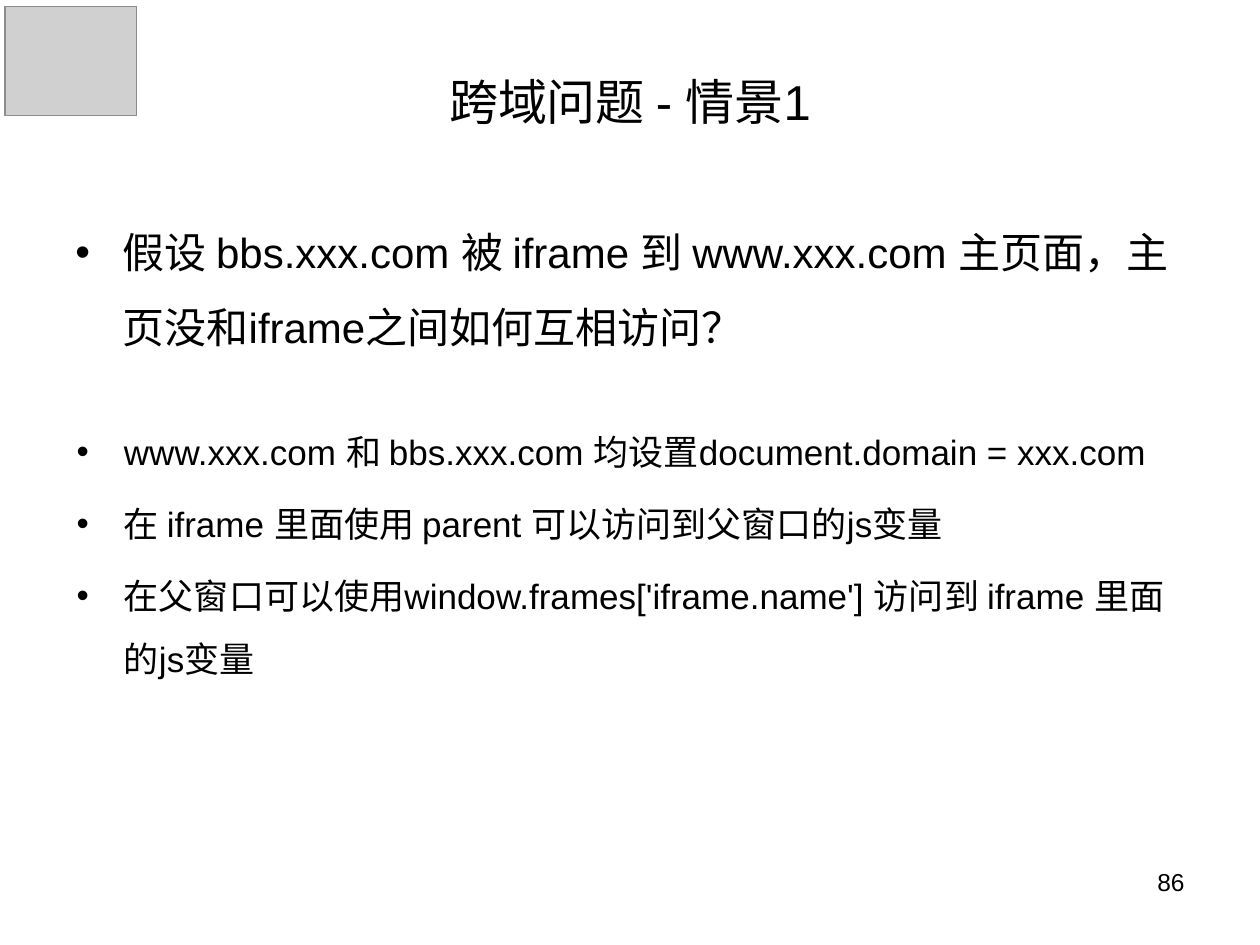
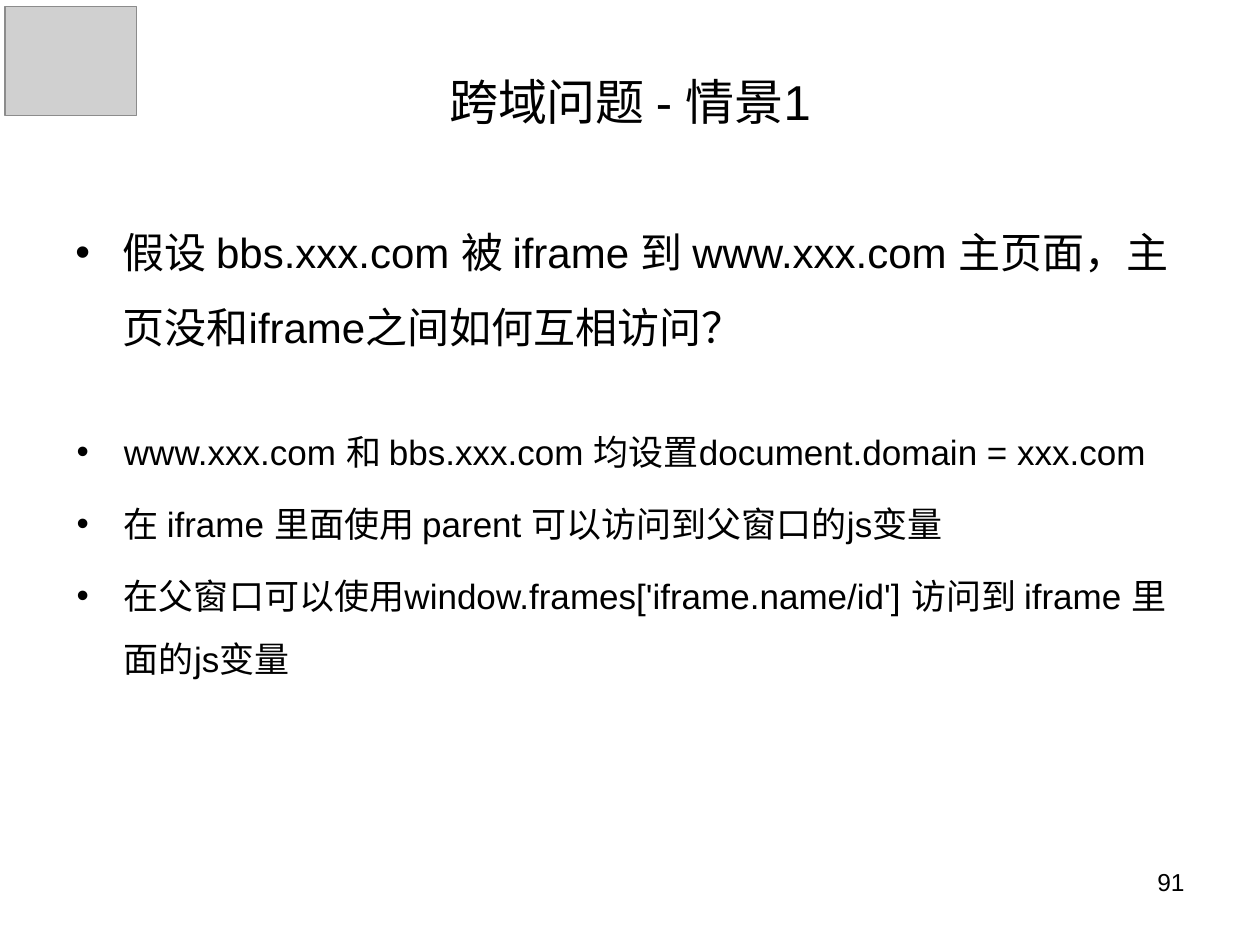
Before and after one commit to panxuepeng/javascript, a slide deck: slide 91 of ppt/1-1（第一天课程）.ppt (slide 86 before the commit). Drawn at 1260x945 pixels with LibreOffice and Linux fonts; fonts in the diff are those of the drawing; grey boxes stand for pictures. Boxes give left, top, right and bottom in pixels: in the first picture for what was removed or moved away, otherwise in the second. Text is boxed around its words. In the diff, an @@ line names an element or a change of style, - is before the commit and + after.

```diff
--- a/ppt/1-1（第一天课程）.ppt
+++ b/ppt/1-1（第一天课程）.ppt
@@ text at [124, 579, 1166, 680]: text changed @@
-• 在父窗口可以使用window.frames['iframe.name'] 访问到 iframe 里面的js变量
+• 在父窗口可以使用window.frames['iframe.name/id'] 访问到 iframe 里面的js变量
@@ page number at [1157, 874, 1184, 892]: text changed @@
-86
+91
```
Also in this commit, not shown: 22 other slides changed, 12 slides added, 1 slide removed, 3 other files.
